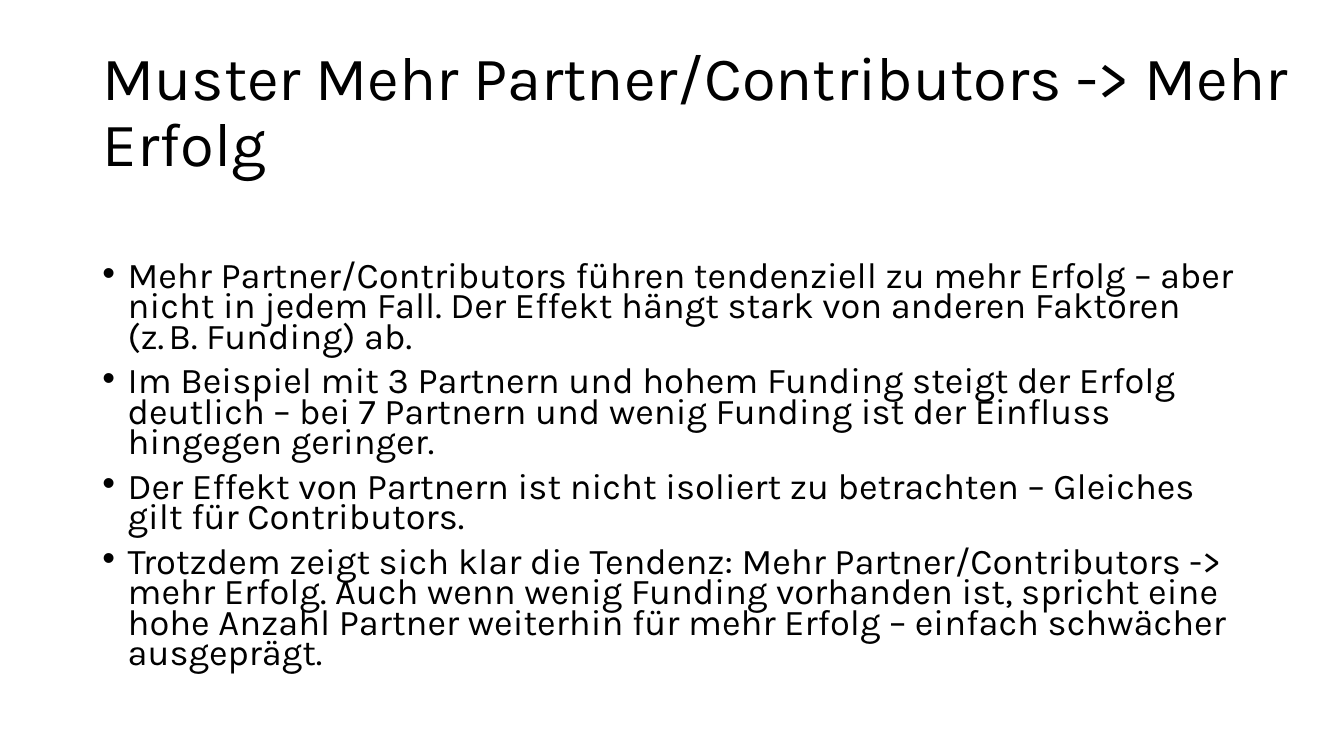
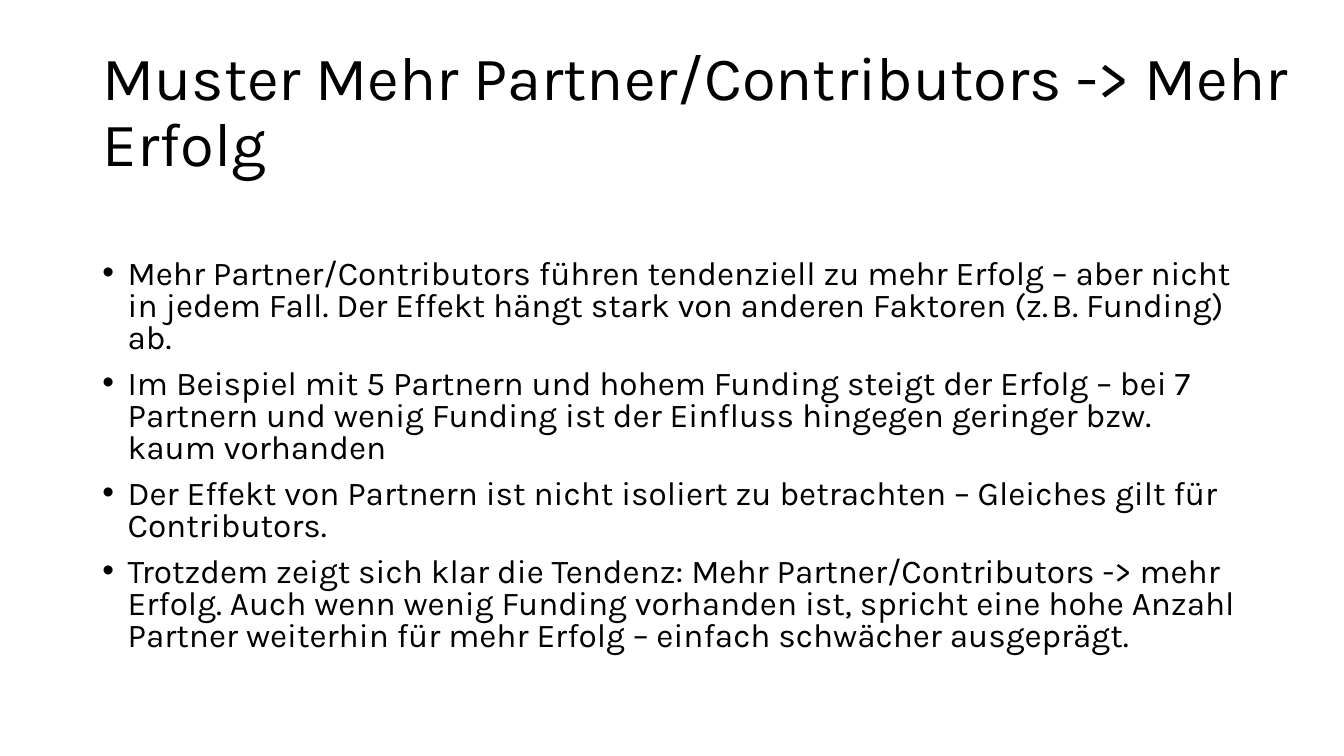
Before and after one commit to BastiBuilds/BAI_Machine_Learning, a slide deck: slide 45 of Abgabe ML Gruppe 2/Anhang Präsentation Grp 2.pptx. Drawn at 1344x756 pixels with LibreOffice and Linux fonts; fonts in the diff are those of the drawing. Boxes give left, top, right and bottom in pixels: in the first picture for what was removed or moved away, otherwise in the second. Text is boxed around its words. In the diff, an @@ line names an element or a change of style, - is before the commit and + after.

```diff
--- a/Abgabe ML Gruppe 2/Anhang Präsentation Grp 2.pptx
+++ b/Abgabe ML Gruppe 2/Anhang Präsentation Grp 2.pptx
@@ text at <box>128,260,1235,655</box>: size 25.9 to 23.8 pt in "Mehr Partner/Contributors führen tendenziell zu mehr Erfolg ...", "Der Effekt von Partnern ist nicht isoliert ...", "Trotzdem zeigt sich klar die Tendenz: Mehr ..."; line spacing 0.7 to 0.8 @@
@@ text at <box>128,372,1191,460</box>: text changed; size 25.9 to 23.8 pt @@
-• Im Beispiel mit 3 Partnern und hohem Funding steigt der Erfolg deutlich – bei 7 Partnern und wenig Funding ist der Einfluss hingegen geringer.
+• Im Beispiel mit 5 Partnern und hohem Funding steigt der Erfolg – bei 7 Partnern und wenig Funding ist der Einfluss hingegen geringer bzw. kaum vorhanden
```
Also in this commit, not shown: 1 other slide changed, 1 other file.
